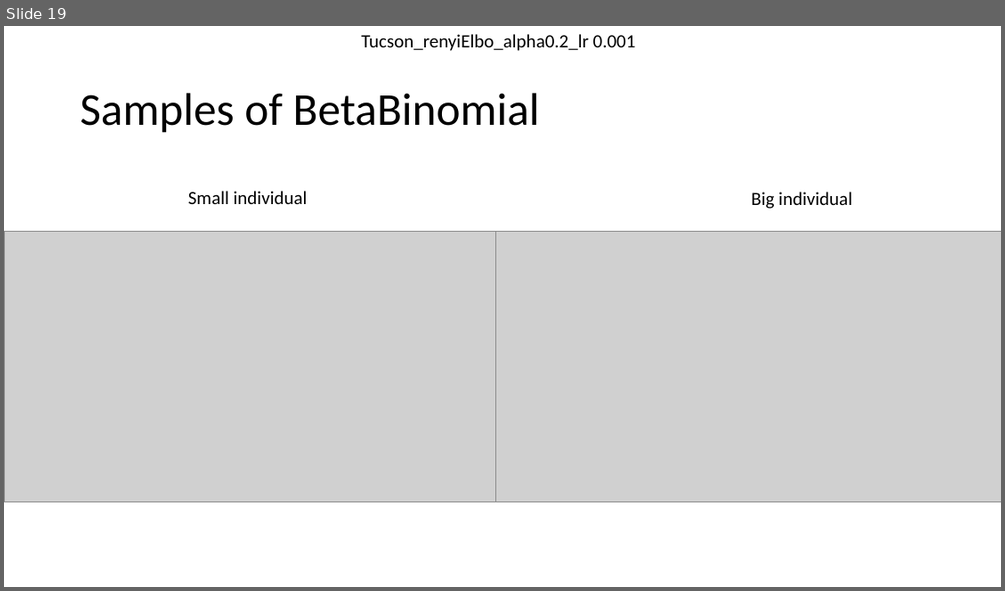
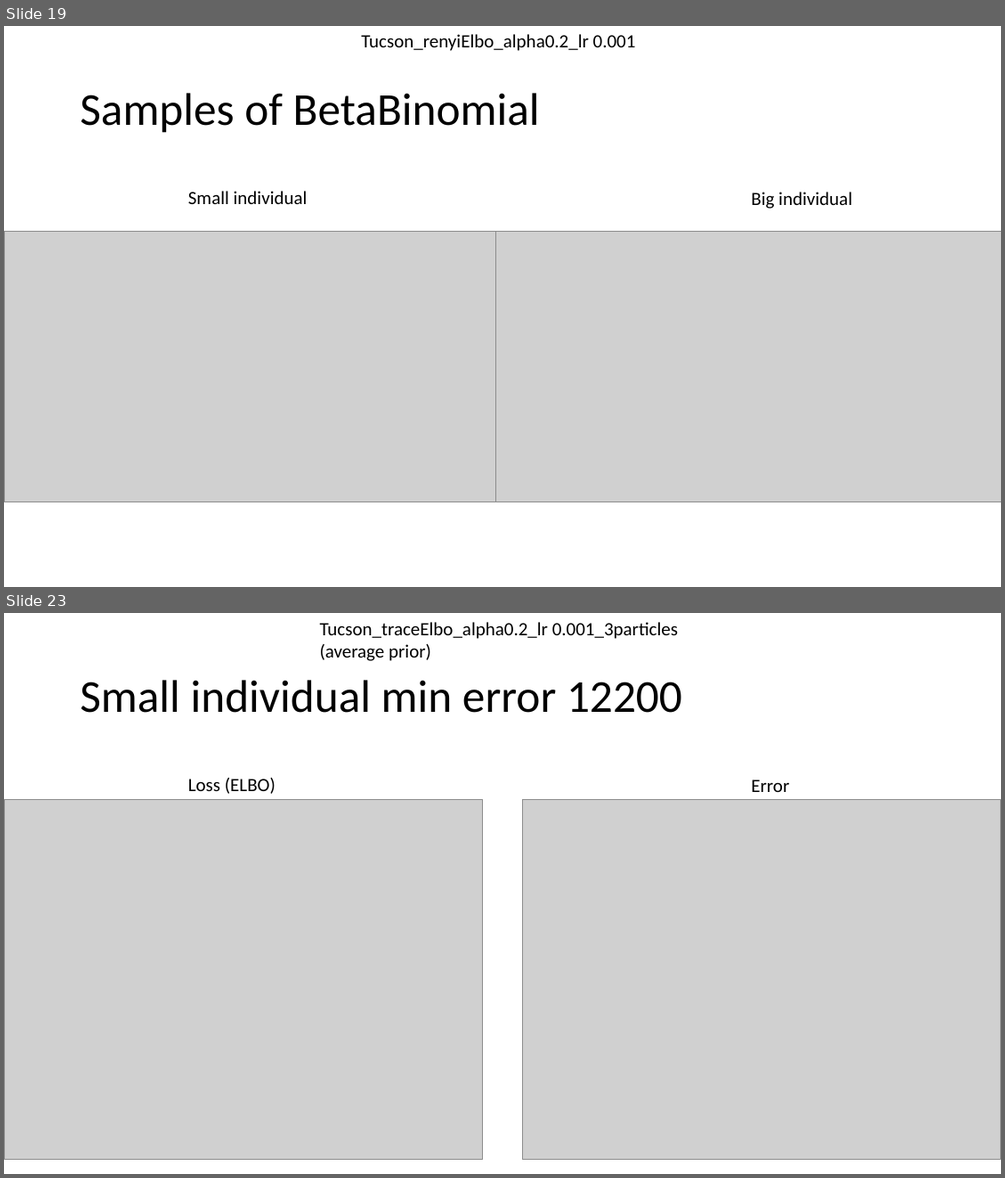
Before and after one commit to AmiroooTheWalnut/MobilityInference, a slide deck: MiscArtifacts/TucsonTestsModel1.pptx. Shown one above the other, each under a label of ours: slide 19 before the commit, slides 19 and 23 after it; the slides between them are not shown. The pictures are 1005x591 and 1005x1178 pixels, drawn with LibreOffice and Linux fonts; fonts in the diff are those of the drawing; grey boxes stand for pictures. Boxes give left, top, right and bottom in pixels: in the first picture for what was removed or moved away, otherwise in the second. Text is boxed around its words. In the diff, an @@ line names an element or a change of style, - is before the commit and + after.

```diff
--- a/MiscArtifacts/TucsonTestsModel1.pptx
+++ b/MiscArtifacts/TucsonTestsModel1.pptx
@@ slide 23 added at [4,613,1001,1174], background #FFFFFF @@
@@ text added at [320,622,678,661], 18 pt, text #000000 @@
+Tucson_traceElbo_alpha0.2_lr 0.001_3particles
+(average prior)
@@ title added at [80,680,682,713], 44 pt, text #000000 @@
+Small individual min error 12200
@@ text added at [188,778,275,794], 18 pt, text #000000 @@
+Loss (ELBO)
@@ text added at [751,779,789,792], 18 pt, text #000000 @@
+Error
@@ picture added at [4,800,483,1159] @@
@@ picture added at [522,800,1001,1159] @@
```
Also in this commit, not shown: 3 slides changed, 1 other file.
